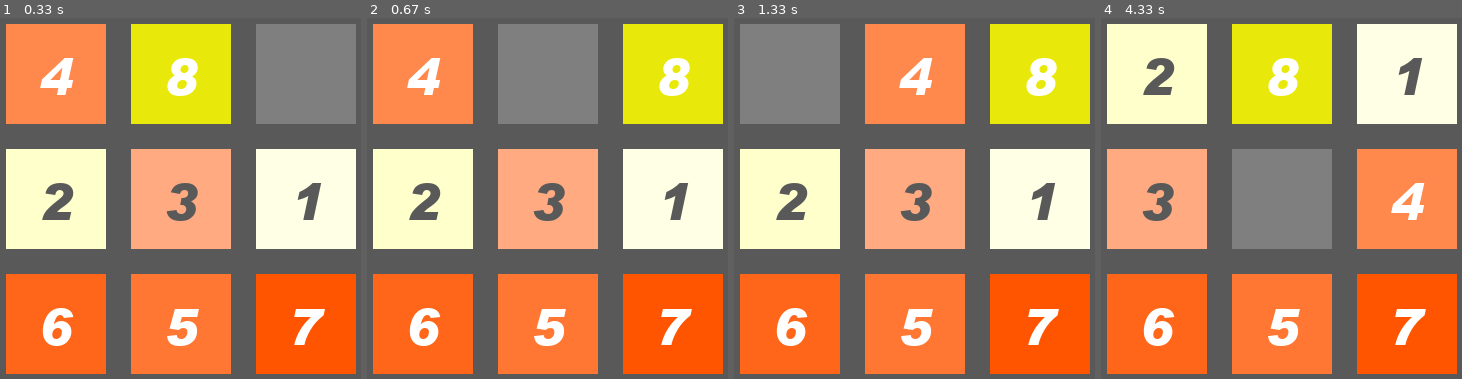
Above: before the commit, frames 1-4 (left to right).
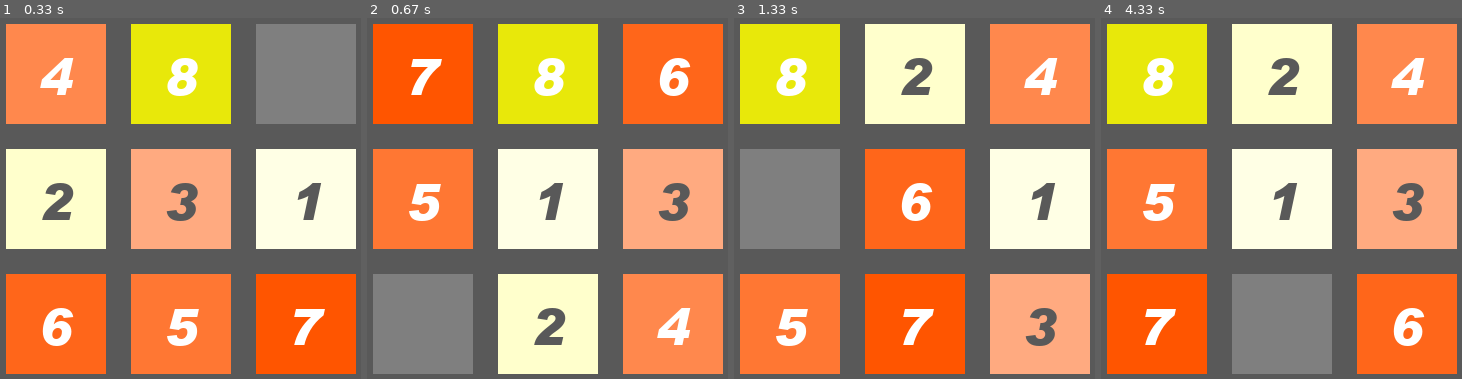
Above: after the commit, the same moments.

Repository: Palpitate-xus/8digitalpuzzle
Game: pygame game, started from pygame_test.py
Two runs of this game, one before a commit and one after it. Both use one fixed random seed, a clock stepped at 60 frames per second and the inputs below.
Inputs:
- Up to frame 1 (0.33 s): no input
- Up to frame 2 (0.67 s): hold I from 0.33 s (still down); hold Right from 0.33 s (still down)
- Up to frame 3 (1.33 s): release I at 0.8 s; release Right at 0.8 s; tap I at 0.83 s; hold Right from 1.17 s (still down)
- Up to frame 4 (4.33 s): release Right at 1.63 s; hold Up 1.67-1.97 s; hold Left 2.5-3.03 s; hold Down 3.07-3.37 s; hold Left 3.4-3.8 s; hold Up 3.83-4.2 s; hold Right from 4.23 s (still down)

Frame 1 is identical in both runs. In frame 2, 68% of the frame differs, in the area x 1-99%, y 1-99%; in frame 3, 60%; in frame 4, 69%.

Commit message:
实现初始化功能

Diff:
--- a/pygame_test.py
+++ b/pygame_test.py
@@ -257,7 +257,7 @@
             swap([x, y], [x-1, y])
 
     except:
-        print("error")
+        input()
 
 # 固定代码段，实现点击"X"号退出界面的功能
 while True:
@@ -286,4 +286,9 @@
             if event.key == pygame.K_a:
                 print("autosolve")
                 autosolve()
+            if event.key == pygame.K_i:
+                print("autosolve")
+                init()
+    if board == [[1, 2, 3], [4, 5, 6], [7, 8, 0]]:
+        print("success!")
     pygame.display.flip() #更新屏幕内容
